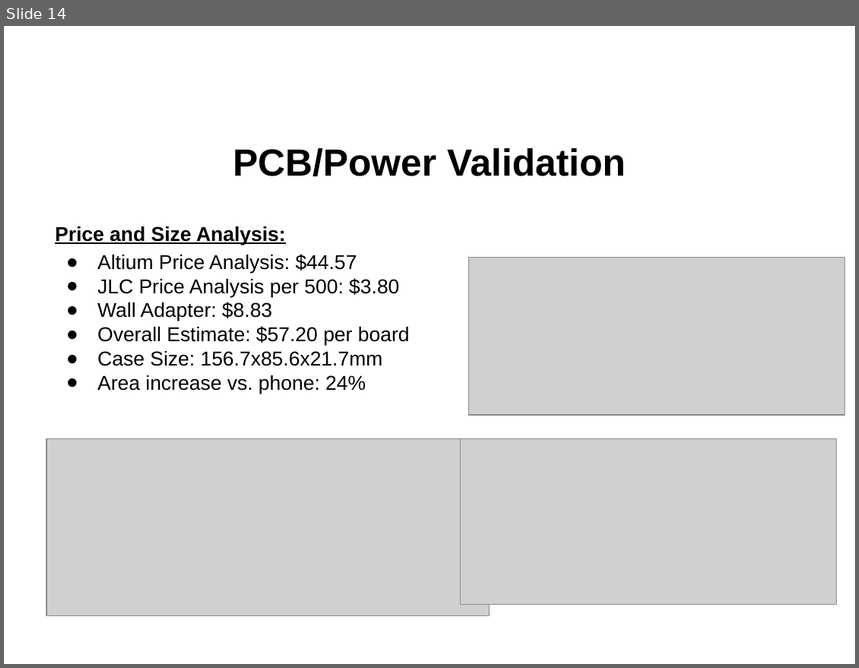
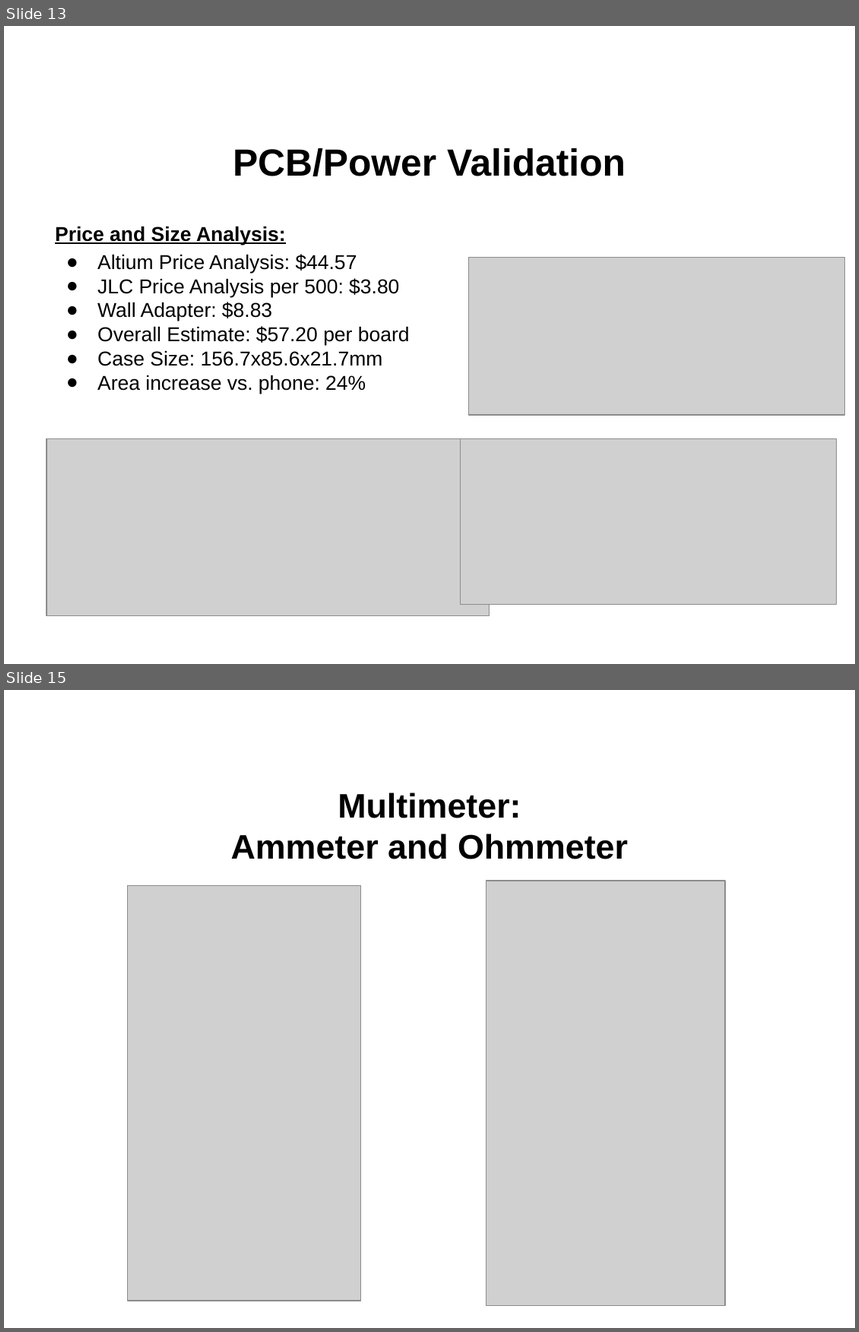
Before and after one commit to l-diazsantini/ECEN215LabKit, a slide deck: Documents/ECEN 404/Virtual Project Showcase.pptx. Shown one above the other, each under a label of ours: slide 14 before the commit, slides 13 and 15 after it; the slides between them are not shown. The pictures are 859x668 and 859x1332 pixels, drawn with LibreOffice and Linux fonts; fonts in the diff are those of the drawing; grey boxes stand for pictures; background and template pictures are left out. Boxes give left, top, right and bottom in pixels: in the first picture for what was removed or moved away, otherwise in the second. Text is boxed around its words. In the diff, an @@ line names an element or a change of style, - is before the commit and + after.

```diff
--- a/Documents/ECEN 404/Virtual Project Showcase.pptx
+++ b/Documents/ECEN 404/Virtual Project Showcase.pptx
@@ slide 15 added at (x1=4, y1=690, x2=855, y2=1328), background picture (left out) @@
@@ title added at (x1=231, y1=793, x2=628, y2=859), 28.8 pt, text #000000, bold @@
+Multimeter:
+Ammeter and Ohmmeter
@@ picture added at (x1=127, y1=886, x2=361, y2=1301) @@
@@ picture added at (x1=487, y1=881, x2=726, y2=1306) @@
@@ what was slide 14 is now slide 13 @@
```
Also in this commit, not shown: 2 slides changed, 10 other slides added, 10 slides removed.
